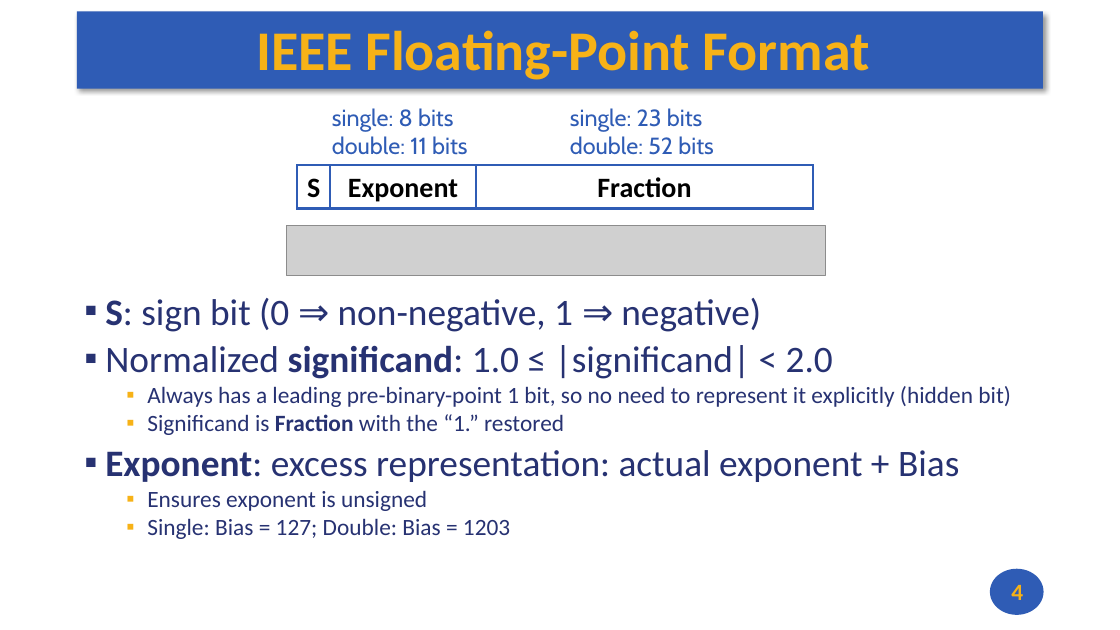
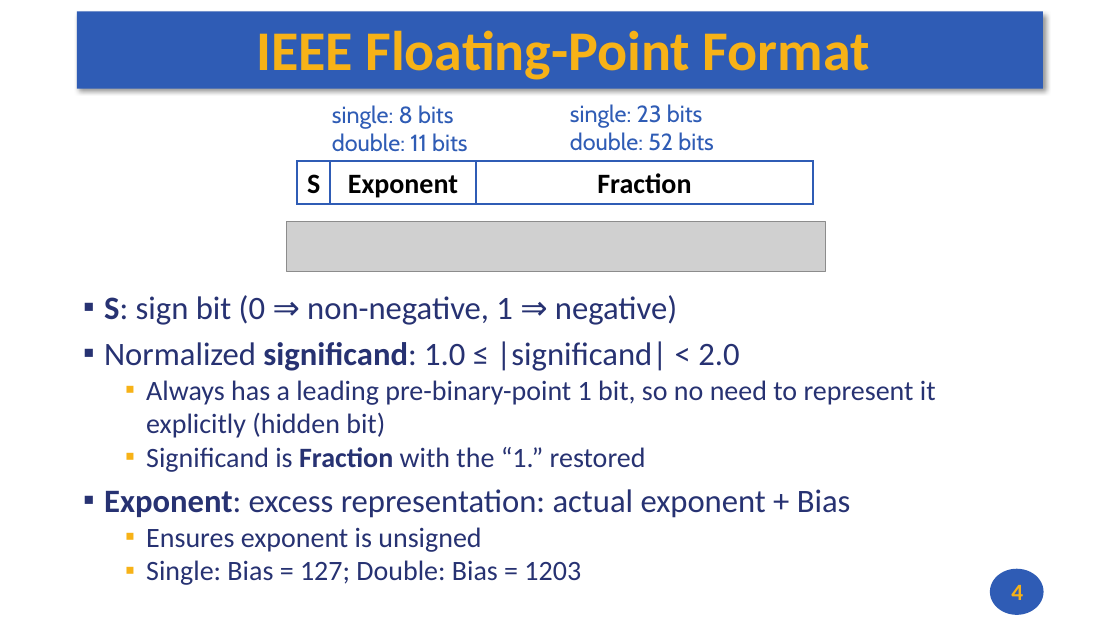
Before and after one commit to andrewt0301/hse-acos-course, a slide deck: slide 4 of docs/part1ca/09_FP/CA_Lecture_09.pptx. Drawn at 1120x630 pixels with LibreOffice and Linux fonts; fonts in the diff are those of the drawing; grey boxes stand for pictures. Boxes give left, top, right and bottom in pixels: in the first picture for what was removed or moved away, otherwise in the second. Text is boxed around its words. In the diff, an @@ line names an element or a change of style, - is before the commit and + after.

```diff
--- a/docs/part1ca/09_FP/CA_Lecture_09.pptx
+++ b/docs/part1ca/09_FP/CA_Lecture_09.pptx
@@ 3 rectangles, 1 text, 1 picture: place and size @@
-3 rectangles, 1 text, 1 picture at (287, 108, 826, 276)
+3 rectangles, 1 text, 1 picture at (287, 104, 826, 271)
@@ text "S: sign bit (0 ⇒ ..." at (104, 295, 936, 585): size 32 to 28 pt in "S: sign bit (0 ⇒ non-negative, 1 ...", "Normalized significand: 1.0 ≤ |significand| < 2.0", "Exponent: excess representation: actual exponent + Bias"; size 20 to 24 pt in "Always has a leading pre-binary-point 1 bit, ...", "Significand is Fraction with the “1.” restored", "Ensures exponent is unsigned", "Single: Bias = 127; Double: Bias = ..."; line spacing 0.8 to 1; less space between paragraphs @@
```
Also in this commit, not shown: 7 slides added, 2 other files.
